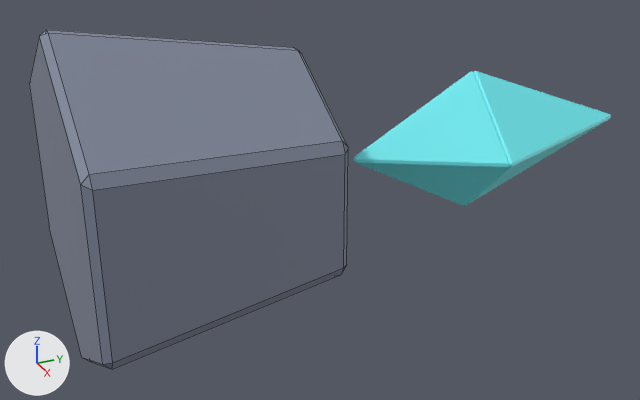
Two versions of the FBX model Assets/Models/Env_RuneCrystalSwitch.fbx, one commit apart.
Both versions are drawn from a 50 mm lens placed at (2.176, -0.247, 0.979), pointed at (-0.014, 0.739, -0.116). The axes (+X, +Y, +Z) are drawn at lower left. The lights are the same throughout. The older version comes first. Mesh edges are drawn as thin lines on the coarser meshes. Where no turn or scale is listed for an object, it has been applied to the vertices.

The first picture shows 'CrystalBot', 'CrystalTop', 'Pedestal'.
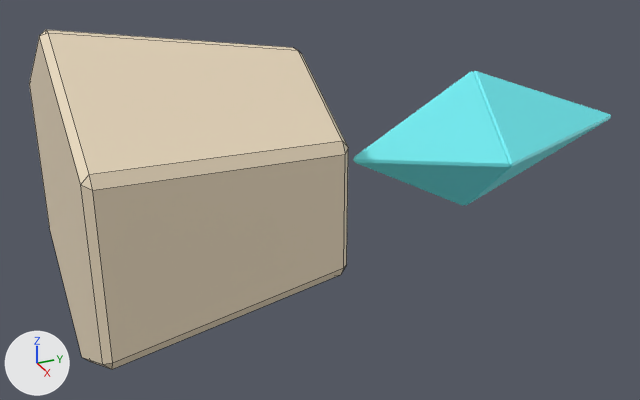
Location of each change, [x1, y1, x2, y2] in pixels of the pictures (640 x 400 px):
'Pedestal', recoloured (lighter)
    both: [29, 30, 348, 369]

Patch to the scene script:
```diff
--- a/Assets/Models/Env_RuneCrystalSwitch.fbx.py
+++ b/Assets/Models/Env_RuneCrystalSwitch.fbx.py
@@ mat_mat_marbletrim @@
 mat_mat_marbletrim = principled_material('Mat_MarbleTrim')
-mat_mat_marbletrim.base_color = (0.21, 0.24, 0.32)  # greyish blue #7e8699
+mat_mat_marbletrim.base_color = (0.85, 0.72, 0.53)  # beige #edddc0
```
